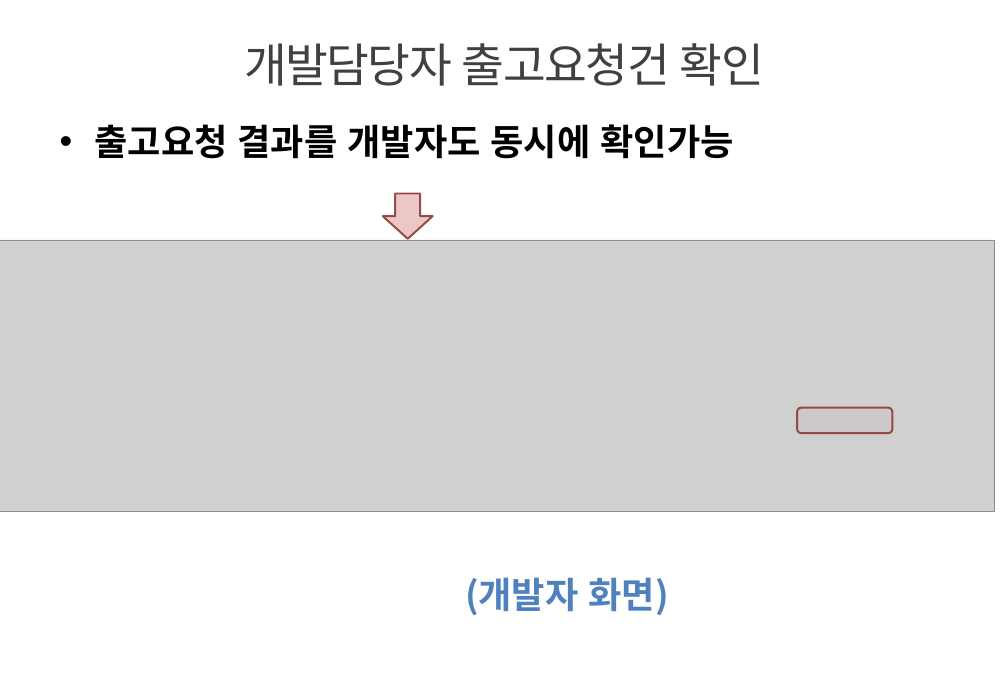
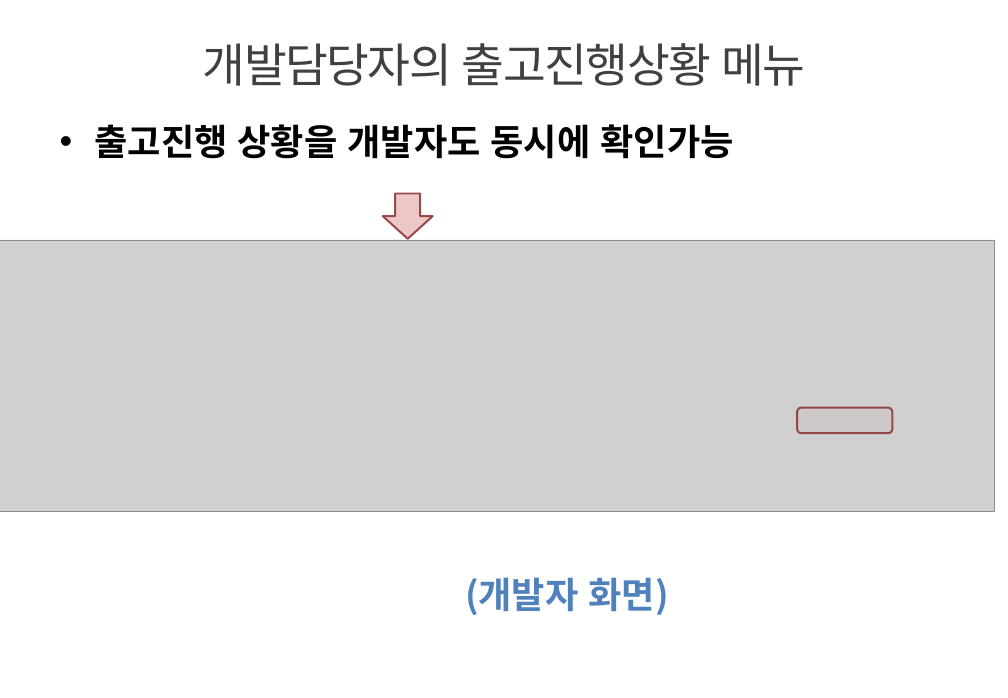
Before and after one commit to jaeyong1/stockmgmt, a slide deck: slide 23 of src/main/webapp/resources/doc/innoparts_user_guide.pptx (slide 20 before the commit). Drawn at 1008x698 pixels with LibreOffice and Linux fonts; fonts in the diff are those of the drawing; grey boxes stand for pictures; background and template pictures are left out. Boxes give left, top, right and bottom in pixels: in the first picture for what was removed or moved away, otherwise in the second. Text is boxed around its words. In the diff, an @@ line names an element or a change of style, - is before the commit and + after.

```diff
--- a/src/main/webapp/resources/doc/innoparts_user_guide.pptx
+++ b/src/main/webapp/resources/doc/innoparts_user_guide.pptx
@@ title at (x1=203, y1=43, x2=805, y2=86): text changed @@
-개발담당자 출고요청건 확인
+개발담당자의 출고진행상황 메뉴
@@ text at (x1=95, y1=124, x2=734, y2=159): text changed @@
-• 출고요청 결과를 개발자도 동시에 확인가능
+• 출고진행 상황을 개발자도 동시에 확인가능
```
Also in this commit, not shown: 2 other slides changed, 5 slides added, 2 other files.
